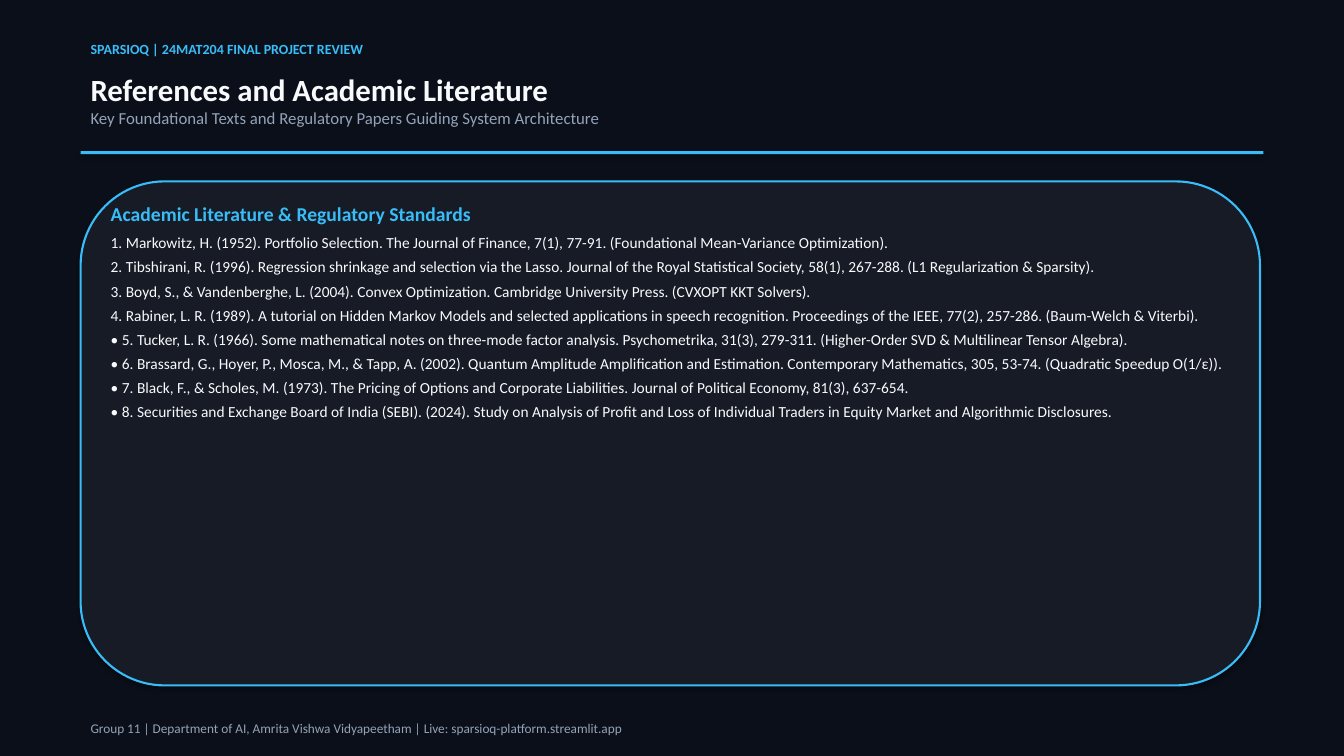
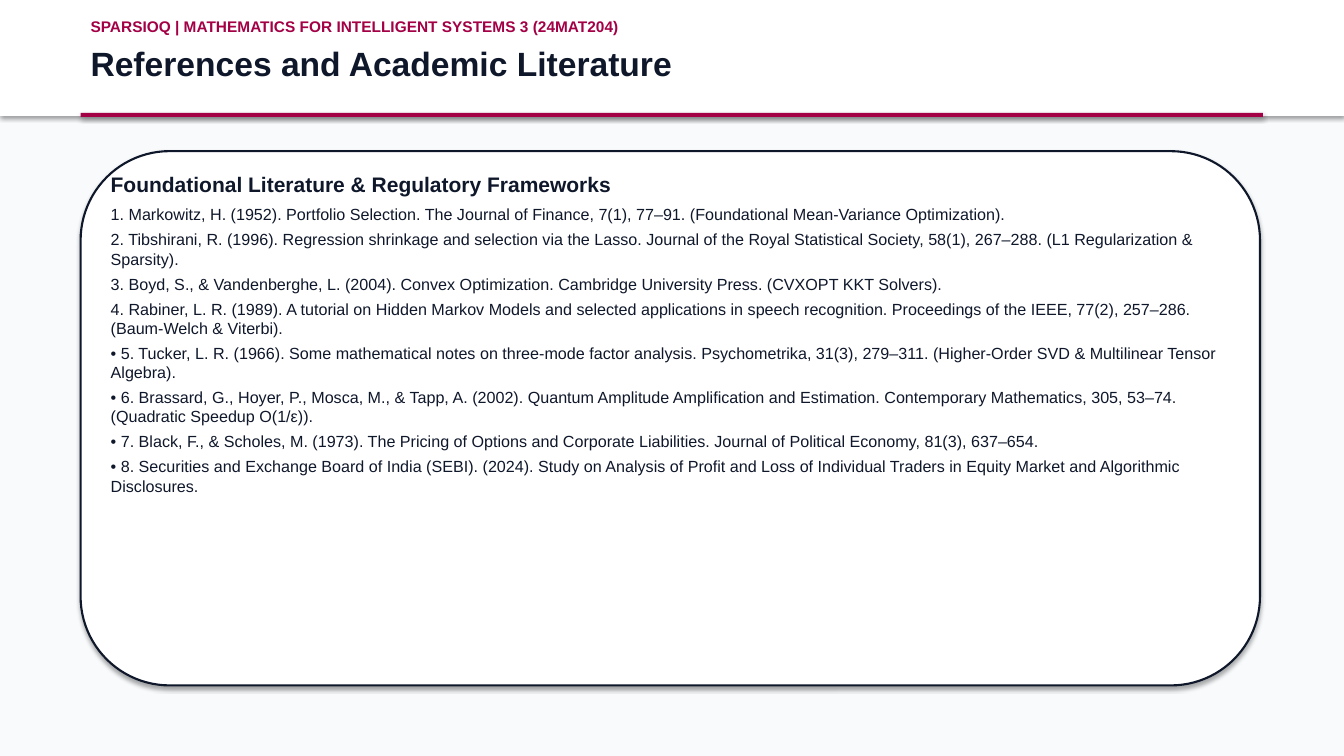
Before and after one commit to mhalsa-aine/SparsioQ-Platform, a slide deck: slide 12 of SparsioQ_Final_Project_Review_Presentation.pptx (slide 17 before the commit). Drawn at 1344x756 pixels with LibreOffice and Linux fonts; fonts in the diff are those of the drawing. Boxes give left, top, right and bottom in pixels: in the first picture for what was removed or moved away, otherwise in the second. Text is boxed around its words. In the diff, an @@ line names an element or a change of style, - is before the commit and + after.

```diff
--- a/SparsioQ_Final_Project_Review_Presentation.pptx
+++ b/SparsioQ_Final_Project_Review_Presentation.pptx
@@ rectangle at (0,0,1344,756): fill #0B0F19 to #F8FAFC @@
@@ rectangle added at (0,0,1344,116), fill #FFFFFF @@
@@ text at (91,21,618,35): text changed; size 10 to 11 pt; font Calibri to Arial; text colour #38BDF8 to #A30046 @@
-SPARSIOQ | 24MAT204 FINAL PROJECT REVIEW
+SPARSIOQ | MATHEMATICS FOR INTELLIGENT SYSTEMS 3 (24MAT204)
@@ text "References and Academic Literature": place and size @@
-text "References and Academic Literature" at (91,79,599,127)
+text "References and Academic Literature" at (91,51,672,77)
@@ text "References and Academic Literature" at (91,51,672,77): size 22 to 24 pt, font Calibri to Arial, text colour #F8FAFC to #0F172A @@
@@ rectangle: place and size @@
-rectangle at (81,151,1263,154)
+rectangle at (81,113,1263,117)
@@ rectangle at (81,113,1263,117): fill #38BDF8 to #A30046 @@
@@ text at (91,112,599,127): paragraph removed @@
-Key Foundational Texts and Regulatory Papers Guiding System Architecture
@@ rounded rectangle: place and size @@
-rounded rectangle at (81,181,1260,686)
+rounded rectangle at (81,151,1260,686)
@@ rounded rectangle at (81,151,1260,686): fill #161B26 to #FFFFFF; outline #38BDF8 1.5 pt to #0F172A 1.5 pt @@
@@ text "Foundational Literature & Regulatory Frameworks": place and size @@
-text "Foundational Literature & Regulatory Frameworks" at (111,207,1222,420)
+text "Foundational Literature & Regulatory Frameworks" at (111,176,1215,492)
@@ text at (111,176,1177,269): text changed; size 11 to 11.5 pt; font Calibri to Arial; text colour #F8FAFC to #0F172A @@
-Academic Literature & Regulatory Standards
-1. Markowitz, H. (1952). Portfolio Selection. The Journal of Finance, 7(1), 77-91. (Foundational Mean-Variance Optimization).
-2. Tibshirani, R. (1996). Regression shrinkage and selection via the Lasso. Journal of the Royal Statistical Society, 58(1), 267-288. (L1 Regularization & Sparsity).
+Foundational Literature & Regulatory Frameworks
+1. Markowitz, H. (1952). Portfolio Selection. The Journal of Finance, 7(1), 77–91. (Foundational Mean-Variance Optimization).
+2. Tibshirani, R. (1996). Regression shrinkage and selection via the Lasso. Journal of the Royal Statistical Society, 58(1), 267–288. (L1 Regularization & Sparsity).
@@ text at (111,278,1180,492): size 11 to 11.5 pt, font Calibri to Arial, text colour #F8FAFC to #0F172A in "3. Boyd, S., & Vandenberghe, L. (2004). ...", "• 8. Securities and Exchange Board of ..." @@
@@ text at (111,303,1215,451): text changed; size 11 to 11.5 pt; font Calibri to Arial; text colour #F8FAFC to #0F172A @@
-4. Rabiner, L. R. (1989). A tutorial on Hidden Markov Models and selected applications in speech recognition. Proceedings of the IEEE, 77(2), 257-286. (Baum-Welch & Viterbi).
-• 5. Tucker, L. R. (1966). Some mathematical notes on three-mode factor analysis. Psychometrika, 31(3), 279-311. (Higher-Order SVD & Multilinear Tensor Algebra).
-• 6. Brassard, G., Hoyer, P., Mosca, M., & Tapp, A. (2002). Quantum Amplitude Amplification and Estimation. Contemporary Mathematics, 305, 53-74. (Quadratic Speedup O(1/ε)).
-• 7. Black, F., & Scholes, M. (1973). The Pricing of Options and Corporate Liabilities. Journal of Political Economy, 81(3), 637-654.
+4. Rabiner, L. R. (1989). A tutorial on Hidden Markov Models and selected applications in speech recognition. Proceedings of the IEEE, 77(2), 257–286. (Baum-Welch & Viterbi).
+• 5. Tucker, L. R. (1966). Some mathematical notes on three-mode factor analysis. Psychometrika, 31(3), 279–311. (Higher-Order SVD & Multilinear Tensor Algebra).
+• 6. Brassard, G., Hoyer, P., Mosca, M., & Tapp, A. (2002). Quantum Amplitude Amplification and Estimation. Contemporary Mathematics, 305, 53–74. (Quadratic Speedup O(1/ε)).
+• 7. Black, F., & Scholes, M. (1973). The Pricing of Options and Corporate Liabilities. Journal of Political Economy, 81(3), 637–654.
@@ text removed at (91,724,621,735) @@
-Group 11 | Department of AI, Amrita Vishwa Vidyapeetham | Live: sparsioq-platform.streamlit.app
```
Also in this commit, not shown: 9 other slides changed, 3 slides added, 8 slides removed.
